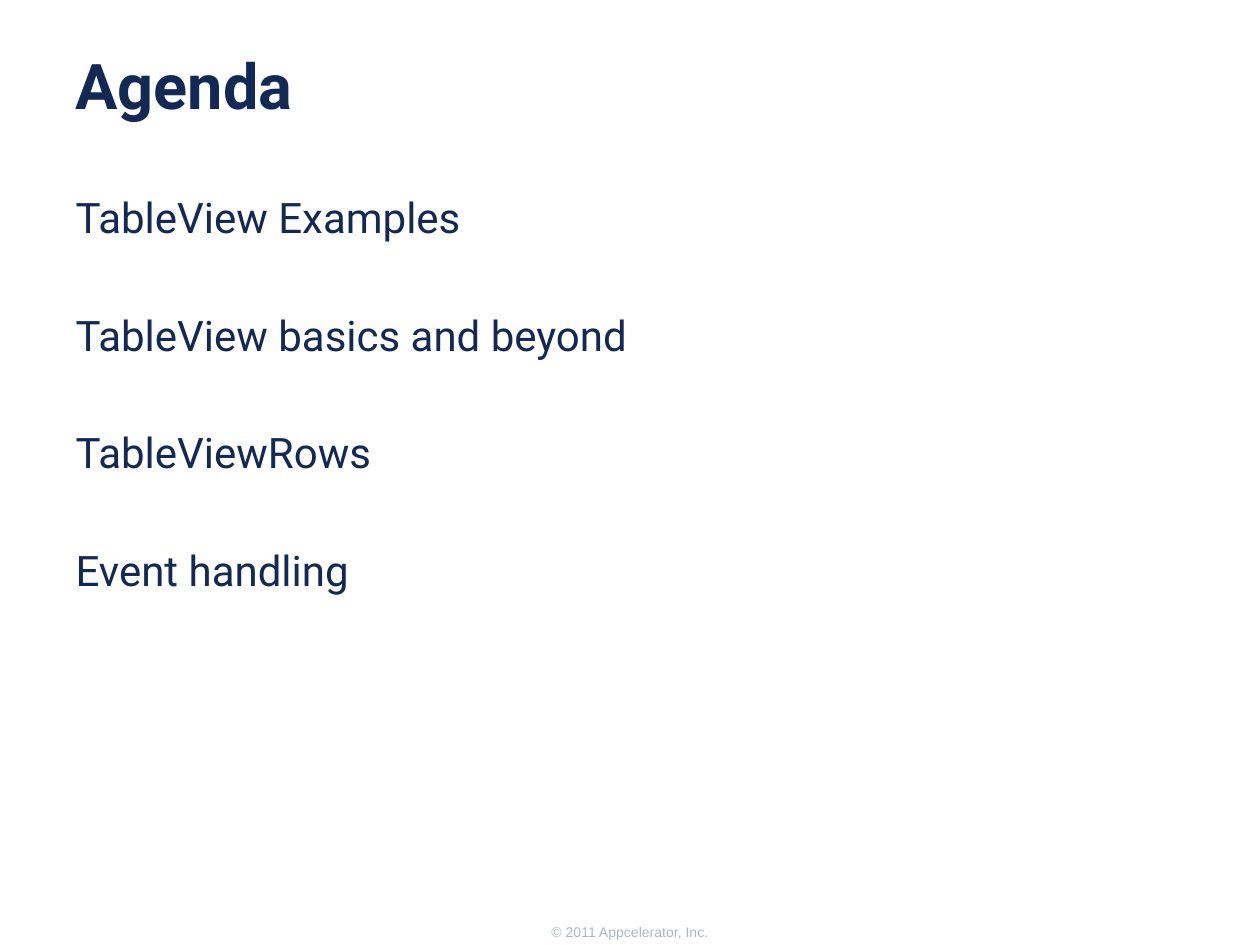
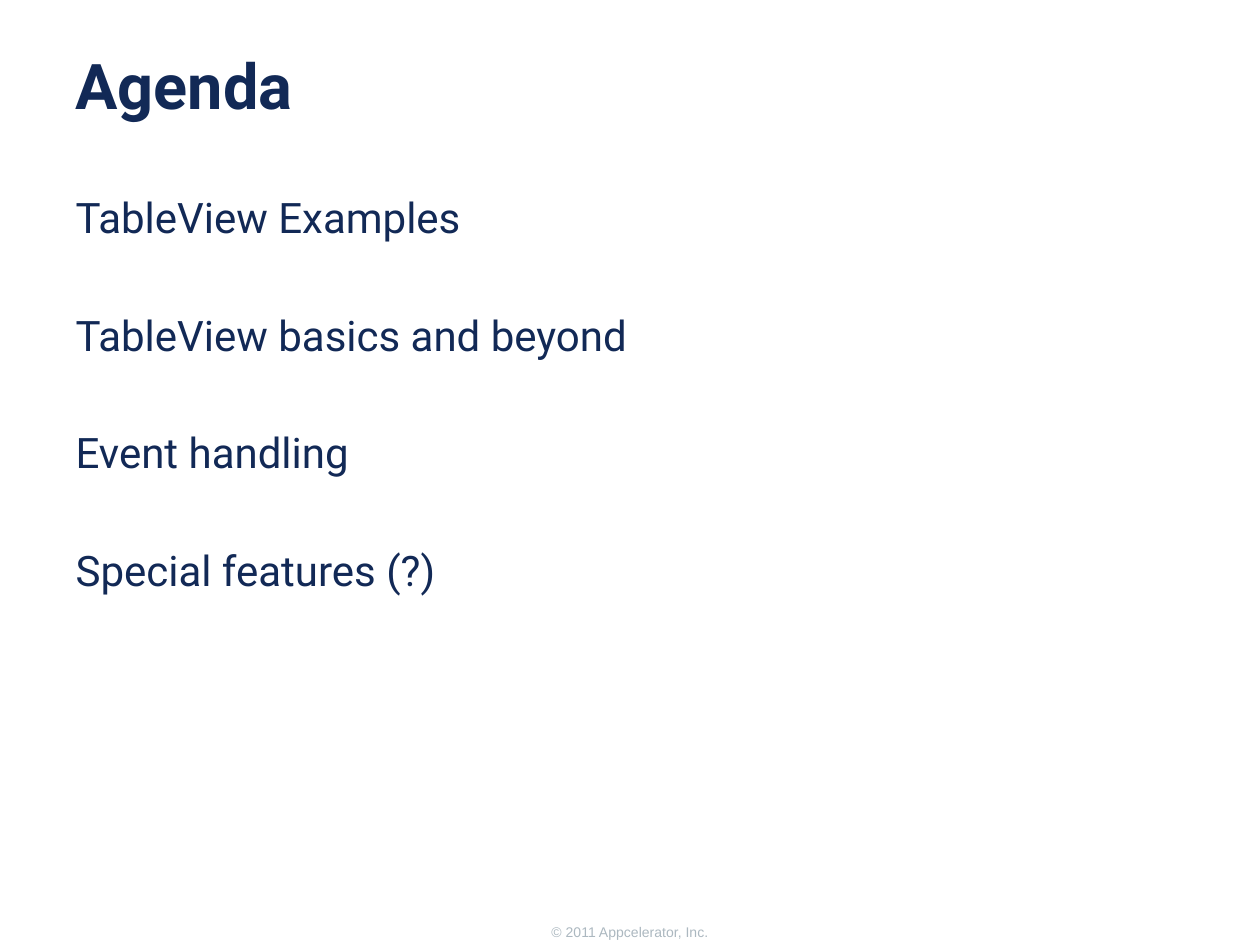
Before and after one commit to appcelerator-forks/appcelerator-training.tcmd_certification, a slide deck: slide 2 of 345/345.pptx. Drawn at 1260x945 pixels with LibreOffice and Linux fonts; fonts in the diff are those of the drawing; background and template pictures are left out. Boxes give left, top, right and bottom in pixels: in the first picture for what was removed or moved away, otherwise in the second. Text is boxed around its words. In the diff, an @@ line names an element or a change of style, - is before the commit and + after.

```diff
--- a/345/345.pptx
+++ b/345/345.pptx
@@ text at (76,436,371,469): paragraph removed @@
-TableViewRows
@@ text at (76,554,376,595): paragraph added @@
+Special features (?)
```
Also in this commit, not shown: 3 other slides changed, 6 slides added, 4 slides removed, 1 other file.
